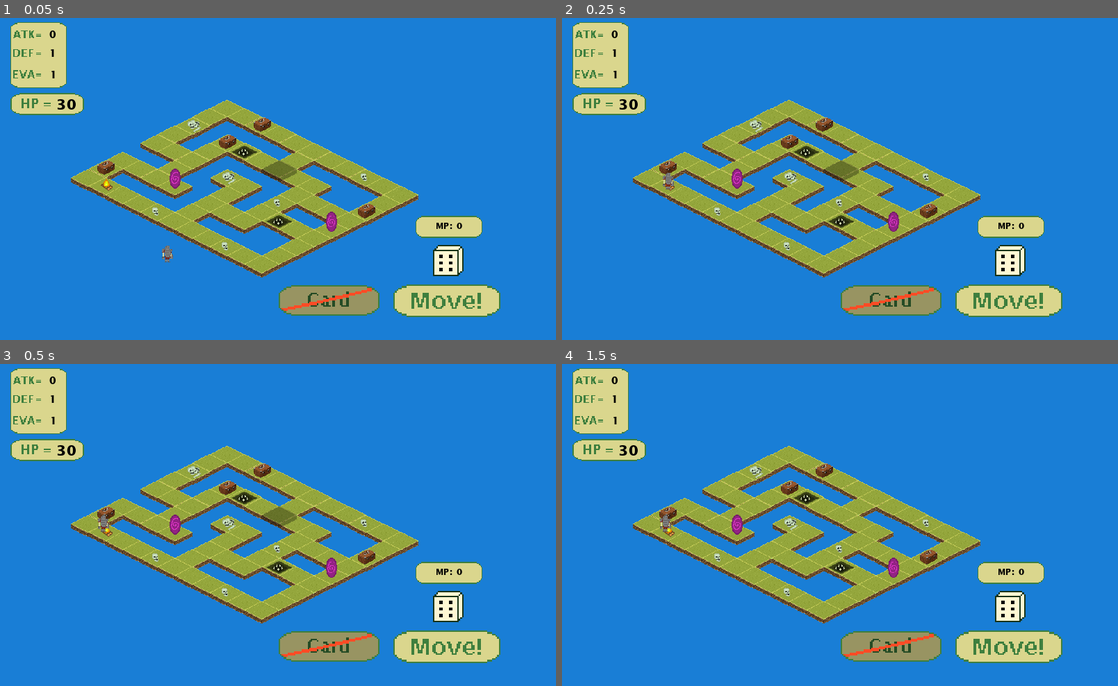
Above: before the commit, frames 1-4 (two rows, left to right).
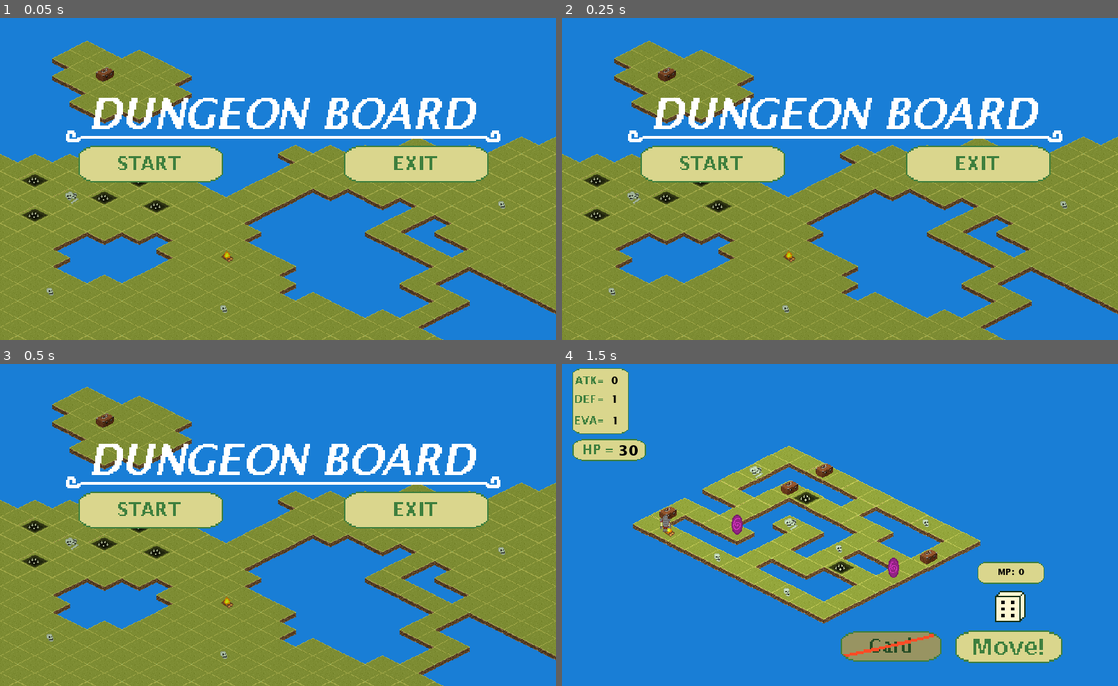
Above: after the commit, the same moments.

Repository: Patriks-Blauzda/Board-Game
Game: Godot game, scene res://MainMenu.tscn
Same seed, same stepped clock (60 frames per second), same inputs: the game is played once before the commit and once after it. Before the commit the project starts from res://Main.tscn.
Inputs (mouse positions are in pixels of both pictures, inside the frame that each line leads up to):
- Up to frame 1 (0.05 s): no input
- Up to frame 2 (0.25 s): no input
- Up to frame 3 (0.5 s): no input
- Up to frame 4 (1.5 s): click (712, 508) at 0.52 s; tap Enter at 1.25 s; move the mouse to (962, 508) at 1.27 s; hold D (right) from 1.28 s (still down); click (962, 508) at 1.42 s

The runs differ from the first frame. In frame 1, 62% of the frame differs, in the area x 0-100%, y 1-100%; in frame 2, 62%; in frame 3, 62%; in frame 4, nothing differs.

Commit message:
Updated default scene to main menu

Diff:
--- a/Dungeon Board/project.godot
+++ b/Dungeon Board/project.godot
@@ -11,7 +11,7 @@
 [application]
 
 config/name="Dungeon Board"
-run/main_scene="res://Main.tscn"
+run/main_scene="res://MainMenu.tscn"
 config/icon="res://icon.png"
 
 [autoload]
Not shown, changed: Dungeon Board/export_presets.cfg
